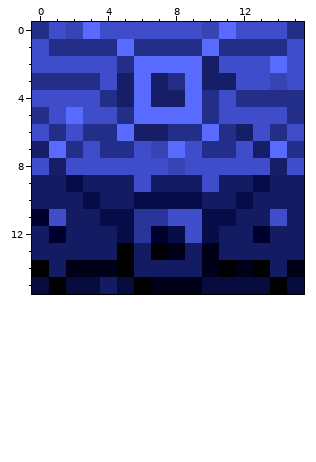
Two versions of one pixel-art file, art/ase/block.aseprite. Above: the version before the commit.
16x16 pixels, 1 frame. Colours within 5 levels of each other are drawn and written as one.
Once edited:
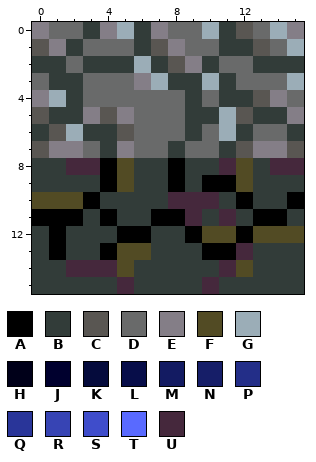
Palette (. is transparent): A #000000  B #323c39  C #595652  D #696a6a  E #847e87  F #524b24  G #9badb7  H #000019  J #00002e  K #050b3c  L #070d49  M #131b62  N #161e68  P #232e88  Q #293599  R #3744b4  S #3f4dcb  T #596aff  U #45283c
Edits made:
Changed rows in their new state; - is an unchanged pixel.
first column x 0:
 0 EDDBEGBEDDGBCDGE
 1 CEBDDDBCEDDBBCDG
 2 BBDBBBGBCEBDDBBB
 3 DBBDDDEGBBGBDDDG
 4 EGBDDDDDDBDBBCED
 5 CBBECEDDDBBGCBBE
 6 BCGBBCDDDBDGBDDB
 7 CEEDBEDDBDDBCEEC
 8 BBUUAFBBABBUFBUU
 9 BBBBAFBBABAAFBBB
10 FFFABBBBUUUBABBA
11 AAABABBAAUBUBAAB
12 BABBBAABBAFFAFFF
13 BABBAFFBBBAAUBBB
14 BBUUUFBBBBBUFBBB
15 BBBBBUBBBBUBBBBB
